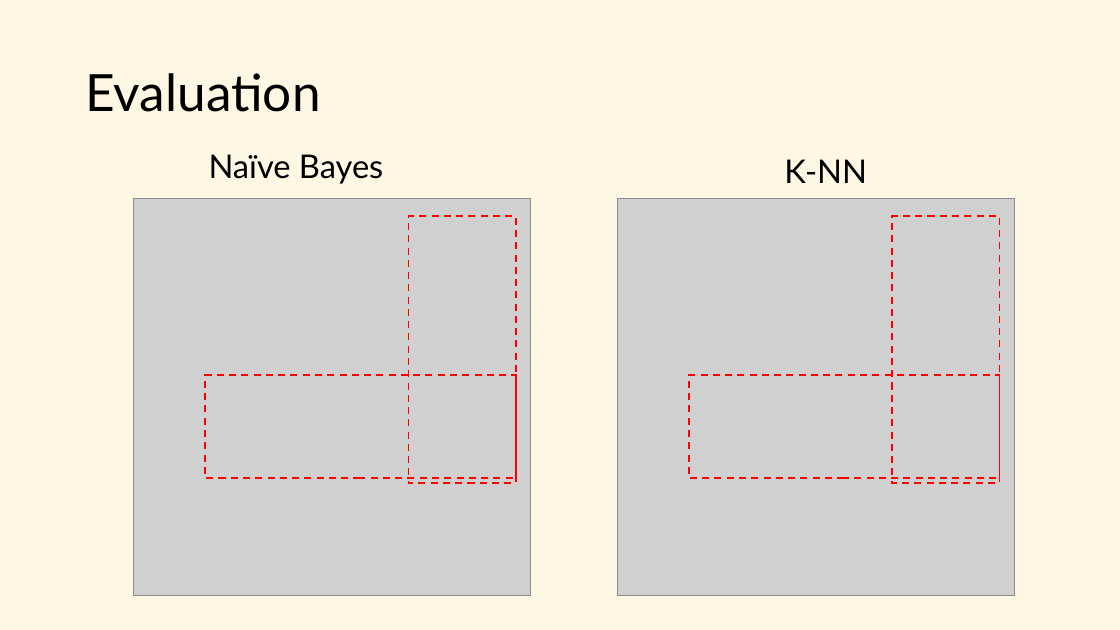
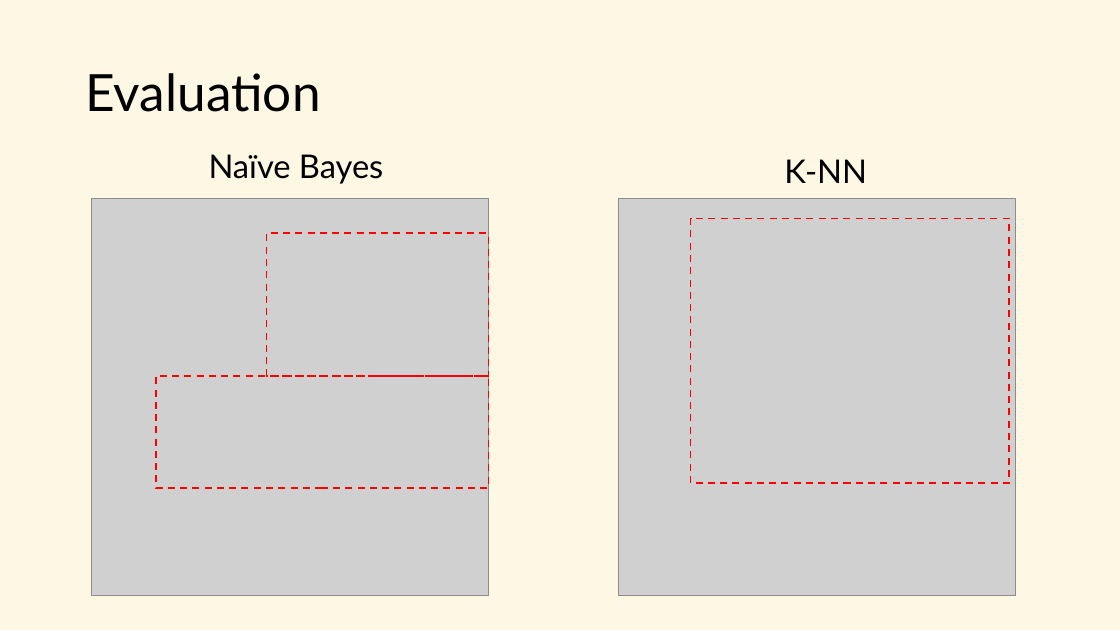
Before and after one commit to Lone-Wolfgang/CaseStudy1DDS, a slide deck: slide 14 of Presentation.pptx. Drawn at 1120x630 pixels with LibreOffice and Linux fonts; fonts in the diff are those of the drawing; grey boxes stand for pictures. Boxes give left, top, right and bottom in pixels: in the first picture for what was removed or moved away, otherwise in the second. Text is boxed around its words. In the diff, an @@ line names an element or a change of style, - is before the commit and + after.

```diff
--- a/Presentation.pptx
+++ b/Presentation.pptx
@@ picture: place and size @@
-picture at [134,198,530,595]
+picture at [92,198,488,595]
@@ rectangle: place and size @@
-rectangle at [408,216,516,483]
+rectangle at [266,234,488,376]
@@ rectangle: place and size @@
-rectangle at [892,216,1000,483]
+rectangle at [691,218,1009,483]
@@ rectangle: place and size @@
-rectangle at [205,376,516,478]
+rectangle at [155,376,488,488]
@@ rectangle removed at [689,376,1000,478] @@
```
Also in this commit, not shown: 4 other slides changed, 2 slides added, 1 slide removed, 2 other files.
